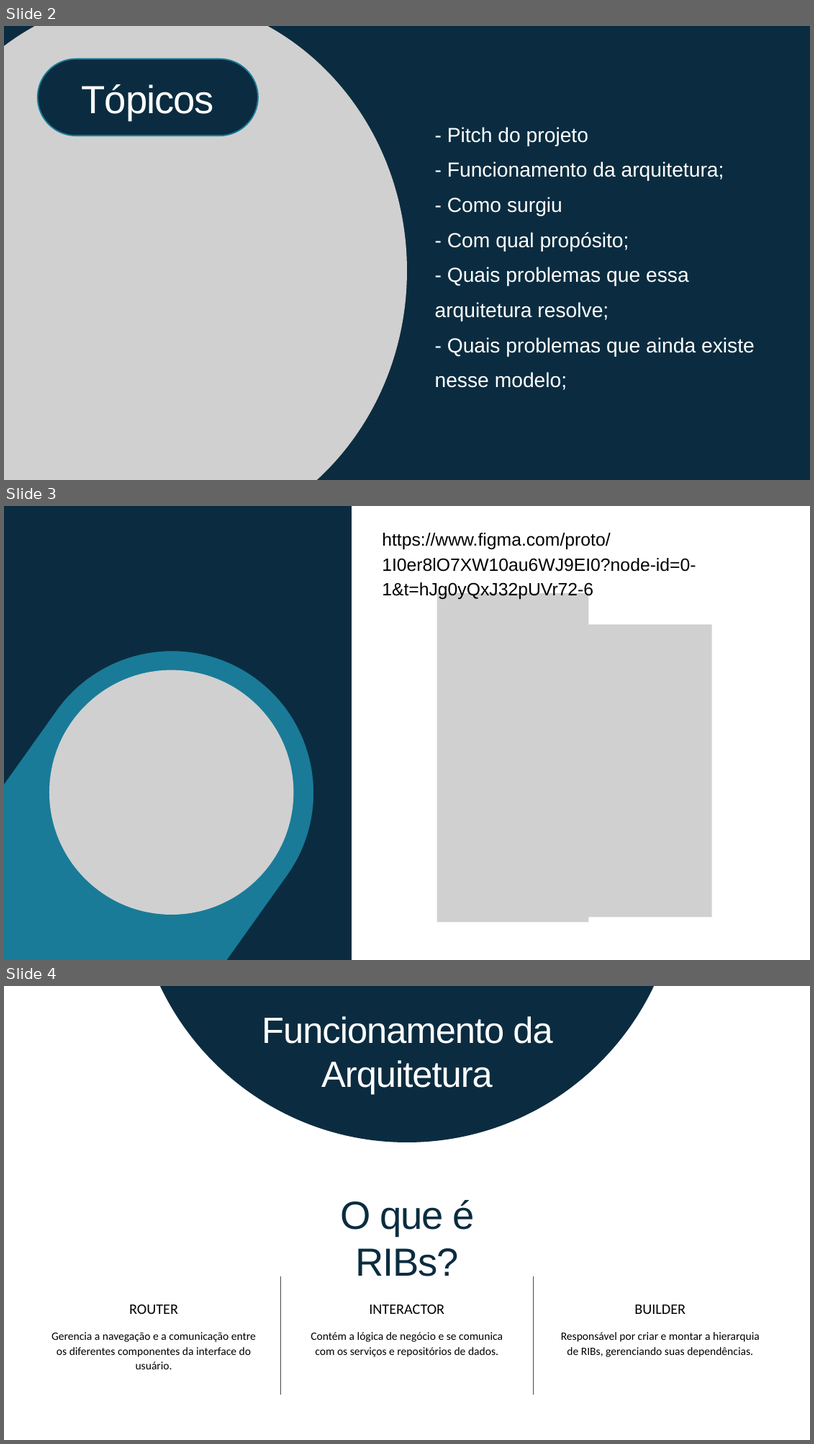
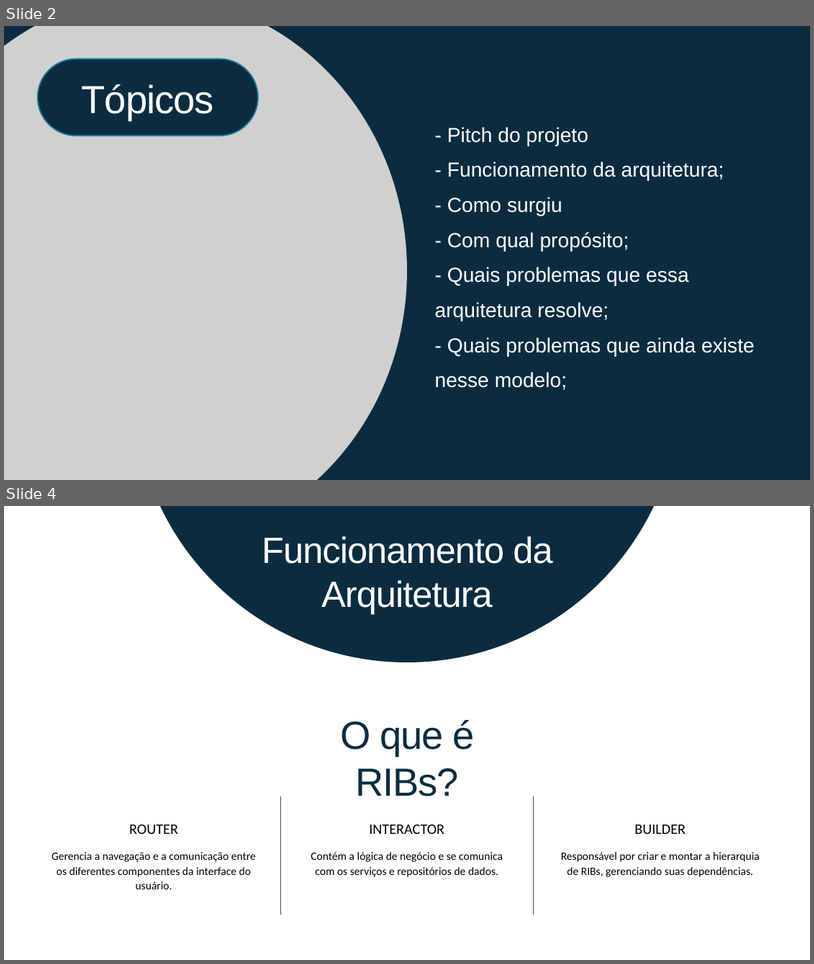
Before and after one commit to Vini5577/projeto-mobTech, a slide deck: arquitetura-RIBs.pptx. Shown one above the other, each under a label of ours: slides 2, 3 and 4 before the commit, slides 2 and 4 after it; the slides between them are not shown. The pictures are 814x1444 and 814x964 pixels, drawn with LibreOffice and Linux fonts; fonts in the diff are those of the drawing; grey boxes stand for pictures. Boxes give left, top, right and bottom in pixels: in the first picture for what was removed or moved away, otherwise in the second. Text is boxed around its words. In the diff, an @@ line names an element or a change of style, - is before the commit and + after.

```diff
--- a/arquitetura-RIBs.pptx
+++ b/arquitetura-RIBs.pptx
@@ slide 3 removed at [4, 506, 810, 960], background #FFFFFF @@
@@ rectangle removed at [4, 506, 352, 960] @@
@@ text removed at [382, 533, 696, 600] @@
-https://www.figma.com/proto/1I0er8lO7XW10au6WJ9EI0?node-id=0-1&t=hJg0yQxJ32pUVr72-6
@@ freeform shape removed at [4, 591, 373, 960] @@
@@ freeform shape removed at [4, 588, 376, 960] @@
@@ picture removed at [437, 593, 589, 921] @@
@@ picture removed at [577, 625, 712, 917] @@
@@ picture removed at [49, 669, 293, 914] @@
```
Also in this commit, not shown: 1 slide changed, 1 slide added.
